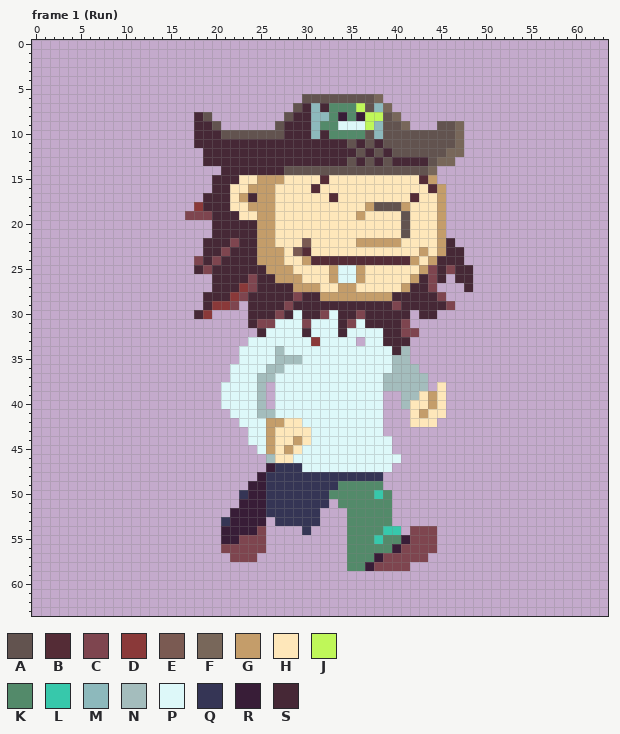
Two versions of one pixel-art file, src/actors/player/lochzahn_spritesheet.ase. That is the earlier state.
64x64 pixels, 35 frames. Shown: frame 1 (Run). The commit also changed other frames, which this record leaves out.
Palette (. is transparent): A #62534f  B #542c36  C #7e454f  D #8a3939  E #7a5a52  F #78675a  G #c49d6a  H #fee7ba  J #bff759  K #538a6a  L #37c8ab  M #8db9bc  N #a4bdbd  P #ddf8f9  Q #353555  R #381d37  S #462836
The same view after the edit:
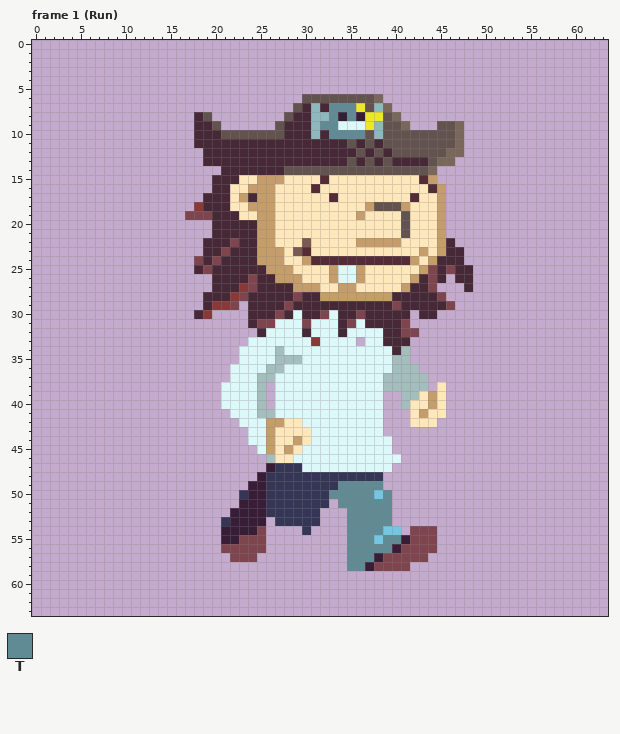
Colours new in this view: T #618b94
Diff:
Colour J changes from #bff759 to #ebe72c.
Colour L changes from #37c8ab to #75c5e3.
Frame 1 (Run), layers "Hat", "Sprite Sheet":
Colour K becomes colour T in row 7 at x 33 to 35; in row 8 at x 33 and 35; in row 9 at x 32 to 33; in row 10 at x 33 to 36; in row 49 at x 34 to 38; in row 50 at x 33 to 37 and 39.
Colour K becomes colour T in row 51 at x 34 to 39; in rows 52 to 53 at x 35 to 39; in row 54 at x 35 to 38; in row 55 at x 35 to 37 and 39 to 40; in row 56 at x 35 to 39; in row 57 at x 35 to 37.
Colour K becomes colour T in row 58 at x 35 to 36.
